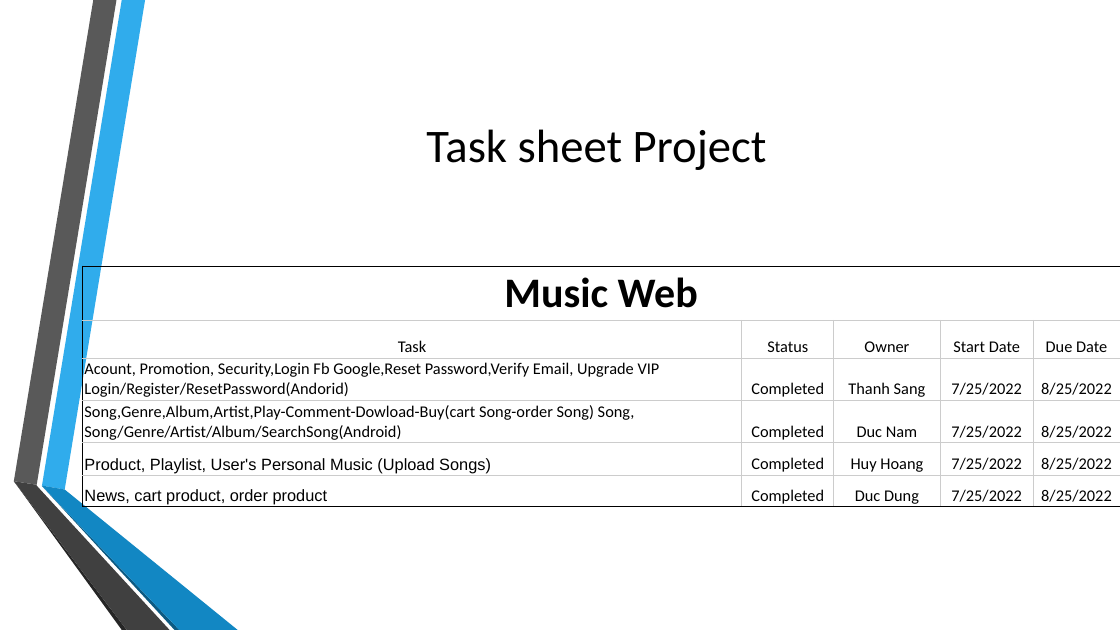
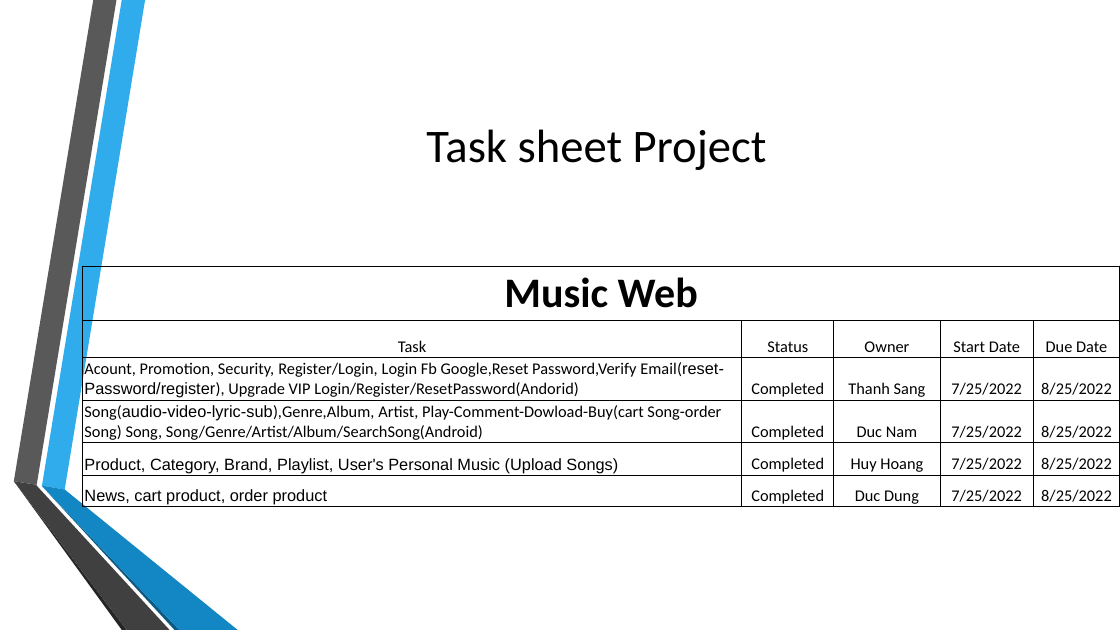
Before and after one commit to nguyenducnam2/musicmp3, a slide deck: slide 7 of Nhóm 5 - MusicWeb/doc/MusicWeb.pptx. Drawn at 1120x630 pixels with LibreOffice and Linux fonts; fonts in the diff are those of the drawing; background and template pictures are left out. Boxes give left, top, right and bottom in pixels: in the first picture for what was removed or moved away, otherwise in the second. Text is boxed around its words. In the diff, an @@ line names an element or a change of style, - is before the commit and + after.

Commit message:
doc

```diff
--- a/Nhóm 5 - MusicWeb/doc/MusicWeb.pptx
+++ b/Nhóm 5 - MusicWeb/doc/MusicWeb.pptx
@@ table at [82, 266, 1120, 509] @@
-row 3, column 1: Acount, Promotion, Security,Login Fb Google,Reset Password,Verify Email, Upgrade VIP Login/Register/ResetPassword(Andorid)
+row 3, column 1: Acount, Promotion, Security, Register/Login, Login Fb Google,Reset Password,Verify Email(reset-Password/register), Upgrade VIP Login/Register/ResetPassword(Andorid)
-row 4, column 1: Song,Genre,Album,Artist,Play-Comment-Dowload-Buy(cart Song-order Song) Song, Song/Genre/Artist/Album/SearchSong(Android)
+row 4, column 1: Song(audio-video-lyric-sub),Genre,Album, Artist, Play-Comment-Dowload-Buy(cart Song-order Song) Song, Song/Genre/Artist/Album/SearchSong(Android)
-row 5, column 1: Product, Playlist, User's Personal Music (Upload Songs)
+row 5, column 1: Product, Category, Brand, Playlist, User's Personal Music (Upload Songs)
@@ borders changed @@
```
